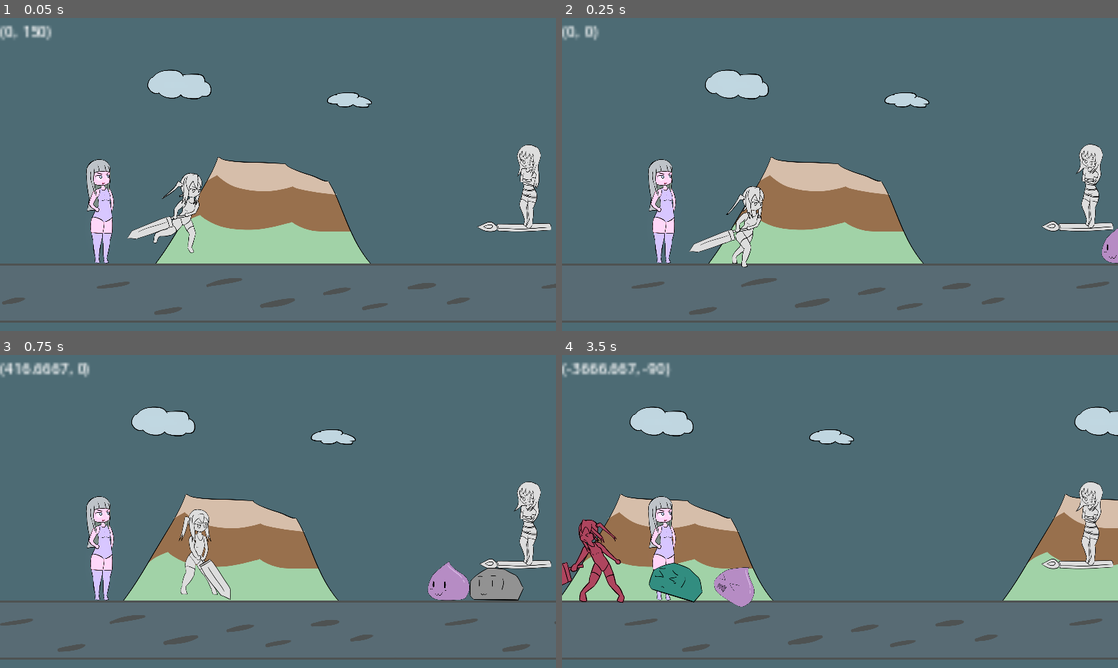
Above: before the commit, frames 1-4 (two rows, left to right).
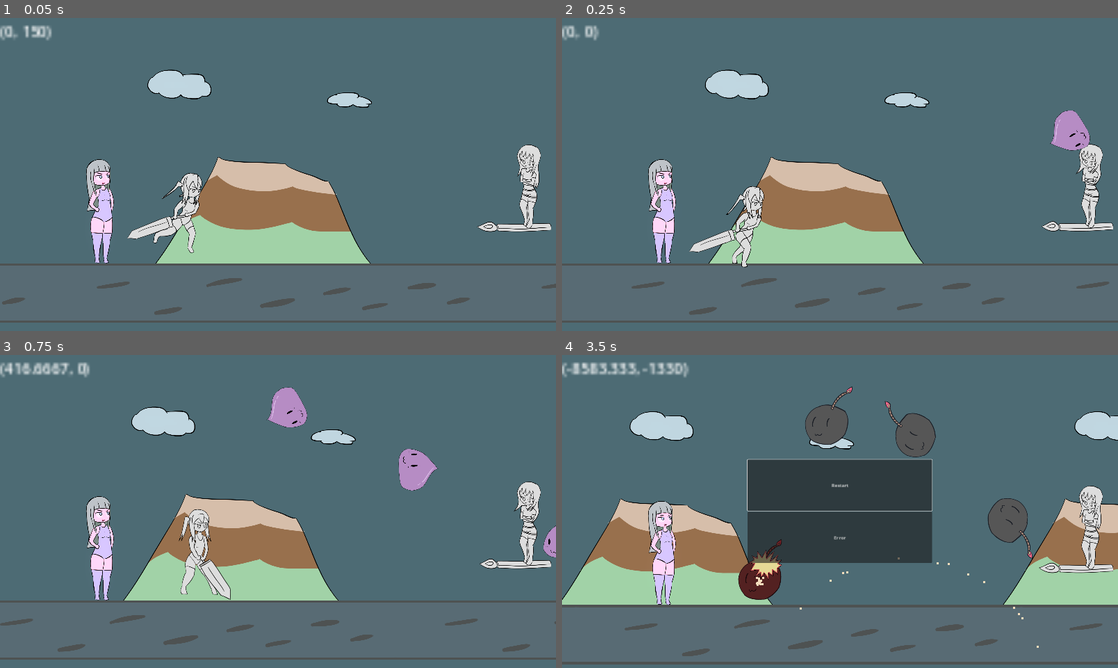
Above: after the commit, the same moments.

Repository: BeatMil/Animurun
Game: Godot game, scene res://Scenes/Forest.tscn
The game is run twice, just before and just after one commit, with the same random seed, the same clock (stepped at 60 frames per second) and the same inputs.
Inputs:
- Up to frame 1 (0.05 s): no input
- Up to frame 2 (0.25 s): no input
- Up to frame 3 (0.75 s): hold D (move_right) from 0.53 s (still down); hold J (attack) from 0.53 s (still down)
- Up to frame 4 (3.5 s): tap Space (jump) at 0.77, 1.52, 3.02 s; release J (attack) at 1.28 s; tap K (block) at 1.35 s; release D (move_right) at 2.03 s; hold A (move_left) 2.03-2.78 s; hold L (dodge) 2.03-2.78 s; hold D (move_right) from 2.78 s (still down); tap J (attack) at 2.85 s

Frame 1 is identical in both runs. In frame 2, 0.9% of the frame differs, in the area x 87-100%, y 29-79%; in frame 3, 3.0%; in frame 4, 26%, in the area x 0-100%, y 2-99%.

Commit message:
Add random spawn for testing

Diff:
--- a/scripts/Forest.gd
+++ b/scripts/Forest.gd
@@ -8,8 +8,10 @@
 
 
 # Configs
-var enemy_spawn_order: Array = [spawn_slime_rocks]
+var enemy_spawn_order: Array = [spawn_slime_rocks, spawn_triple01, spawn_triple02, spawn_triple03, spawn_five_bombs, spawn_triple05, spawn_triple04]
 var order_index: int = 0
+var is_random_spawn = true
+var rng = RandomNumberGenerator.new()
 
 
 # Reference
@@ -29,6 +31,9 @@
 func spawner() -> void:
 	if not enemy_spawn_order.size():
 		return
+
+	if is_random_spawn:
+		order_index = rng.randi_range(0, enemy_order_size - 1)
 
 	enemy_spawn_order[order_index].call()
 
@@ -92,7 +97,7 @@
 
 	# add rocky
 	add_child(rocky)
-	await get_tree().create_timer(0.5, false).timeout
+	await get_tree().create_timer(0.2, false).timeout
 
 	# add slime
 	add_child(slime)
